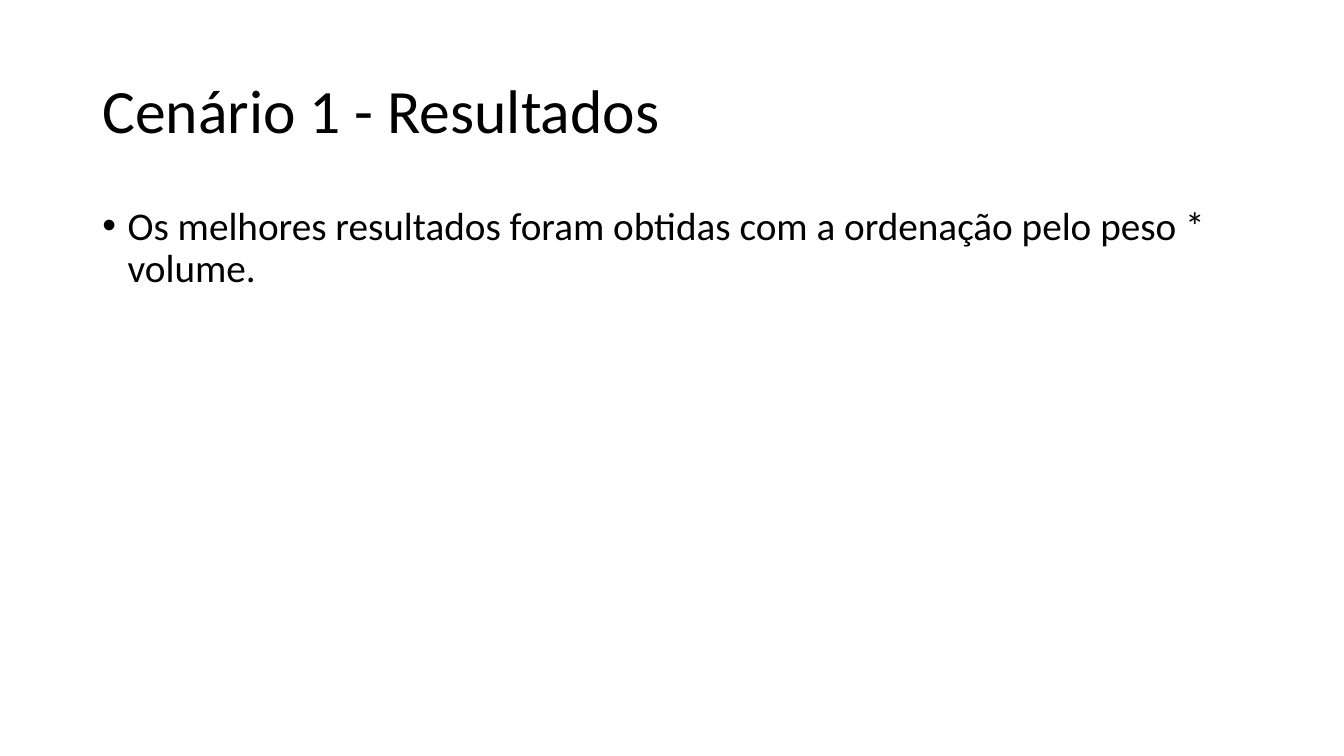
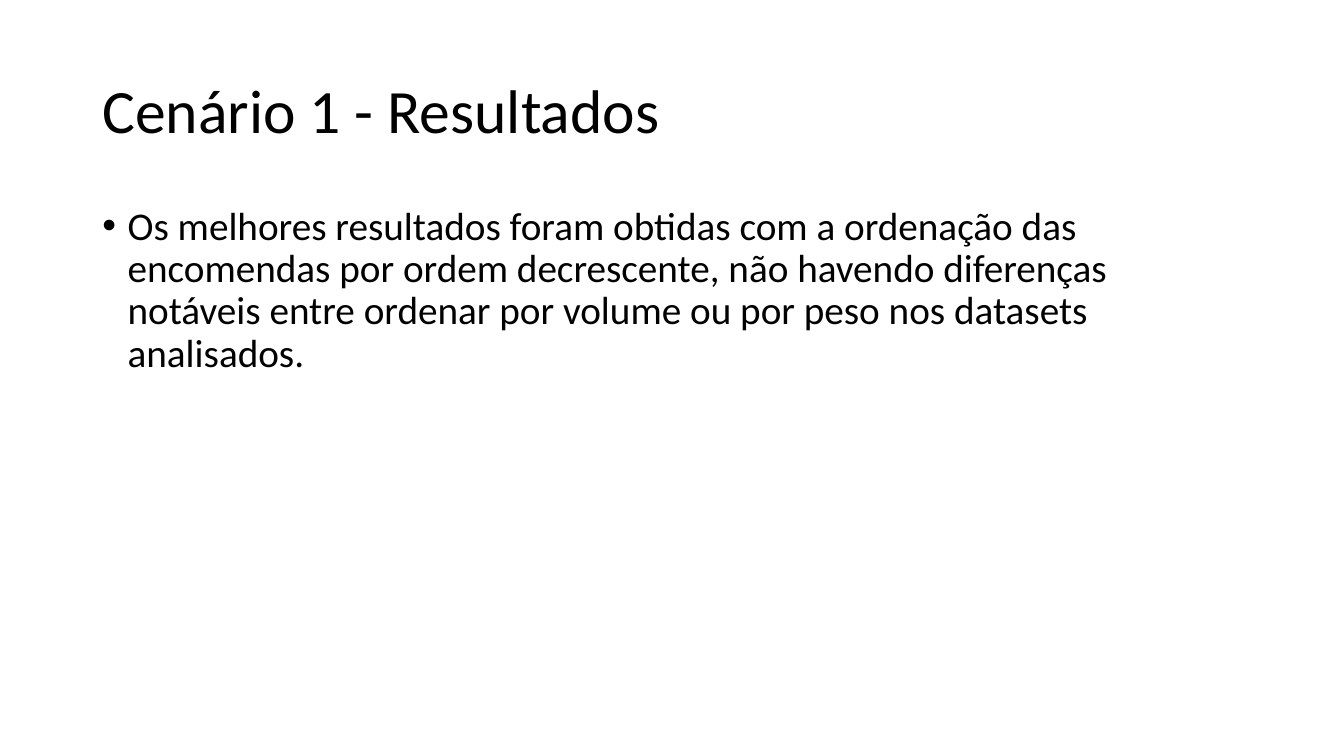
Before and after one commit to ttoino/feup-da-proj1, a slide deck: slide 7 of report/DA – Projeto 1 G12.pptx (slide 6 before the commit). Drawn at 1344x756 pixels with LibreOffice and Linux fonts; fonts in the diff are those of the drawing. Boxes give left, top, right and bottom in pixels: in the first picture for what was removed or moved away, otherwise in the second. Text is boxed around its words. In the diff, an @@ line names an element or a change of style, - is before the commit and + after.

```diff
--- a/report/DA – Projeto 1 G12.pptx
+++ b/report/DA – Projeto 1 G12.pptx
@@ text at box(128, 212, 1106, 368): text changed @@
-• Os melhores resultados foram obtidas com a ordenação pelo peso * volume.
+• Os melhores resultados foram obtidas com a ordenação das encomendas por ordem decrescente, não havendo diferenças notáveis entre ordenar por volume ou por peso nos datasets analisados.
```
Also in this commit, not shown: 7 other slides changed, 1 slide added.
